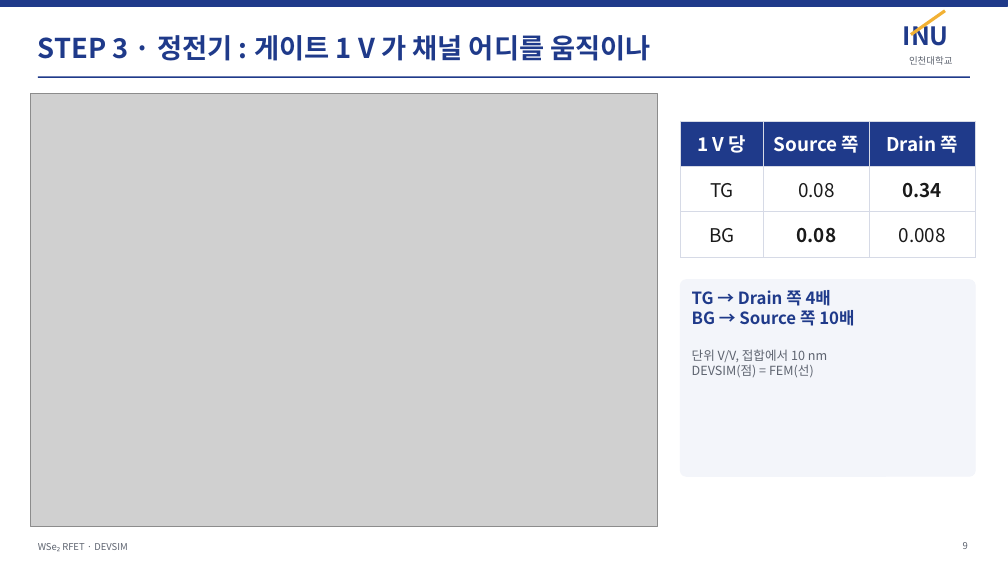
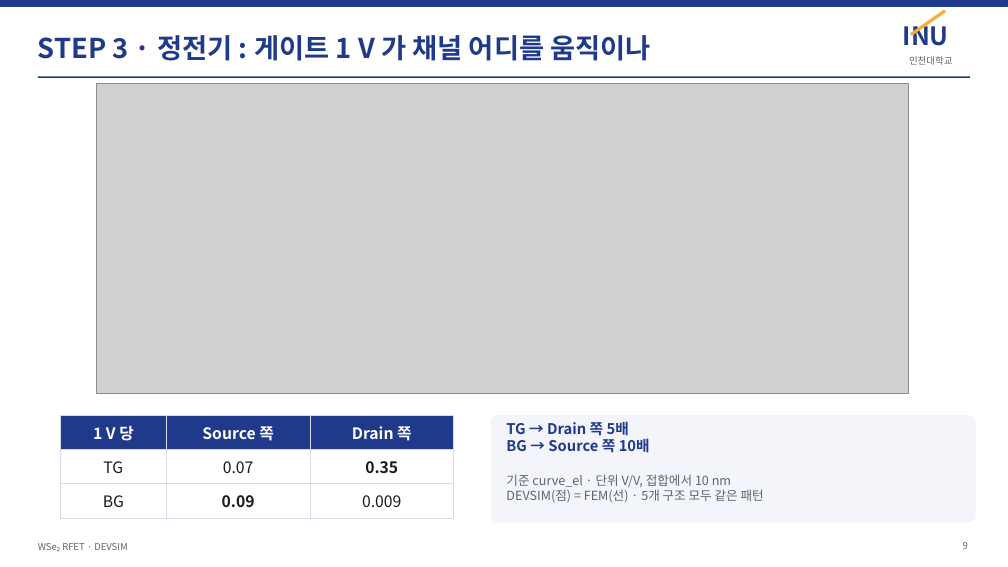
Before and after one commit to jiseonyang-9070/rfet, a slide deck: slide 9 of slides/RFET_progress_INU.pptx. Drawn at 1008x567 pixels with LibreOffice and Linux fonts; fonts in the diff are those of the drawing; grey boxes stand for pictures. Boxes give left, top, right and bottom in pixels: in the first picture for what was removed or moved away, otherwise in the second. Text is boxed around its words. In the diff, an @@ line names an element or a change of style, - is before the commit and + after.

```diff
--- a/slides/RFET_progress_INU.pptx
+++ b/slides/RFET_progress_INU.pptx
@@ picture: place and size @@
-picture at [30,94,658,526]
+picture at [97,83,909,393]
@@ table at [60,416,454,511] @@
-row 2, column 2: 0.08
+row 2, column 2: 0.07
-row 2, column 3: 0.34
+row 2, column 3: 0.35
-row 3, column 2: 0.08
+row 3, column 2: 0.09
-row 3, column 3: 0.008
+row 3, column 3: 0.009
@@ size 18 to 15 pt in "1 V 당", "Source 쪽", "Drain 쪽", "TG" and 1 more places @@
@@ table: place and size @@
-table at [681,121,975,247]
+table at [60,416,454,511]
@@ rounded rectangle: place and size @@
-rounded rectangle at [681,280,975,476]
+rounded rectangle at [492,416,975,522]
@@ rounded rectangle at [492,416,975,522]: proportions changed @@
@@ text at [506,421,764,502]: text changed @@
-TG → Drain 쪽 4배
-BG → Source 쪽 10배
-단위 V/V, 접합에서 10 nm
-DEVSIM(점) = FEM(선)
+TG → Drain 쪽 5배
+BG → Source 쪽 10배
+기준 curve_el · 단위 V/V, 접합에서 10 nm
+DEVSIM(점) = FEM(선) · 5개 구조 모두 같은 패턴
```
Also in this commit, not shown: 6 other slides changed, 11 other files.
